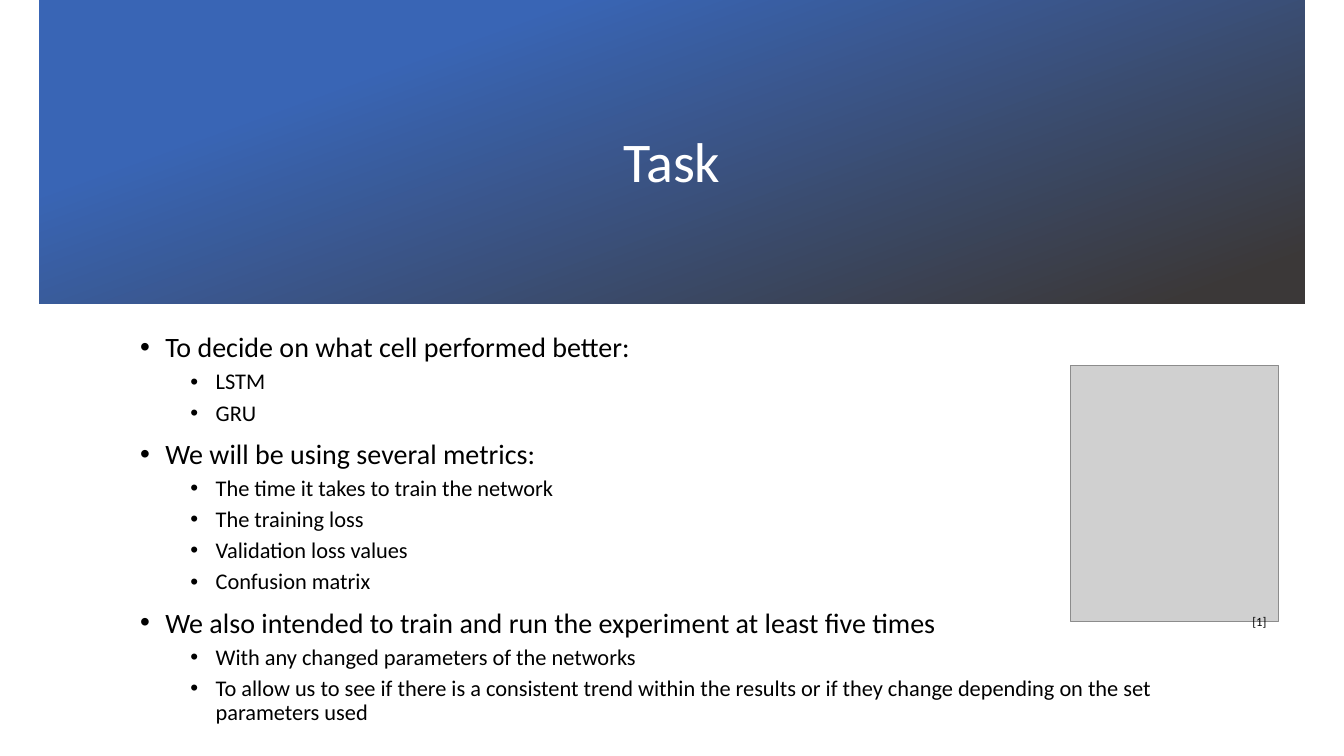
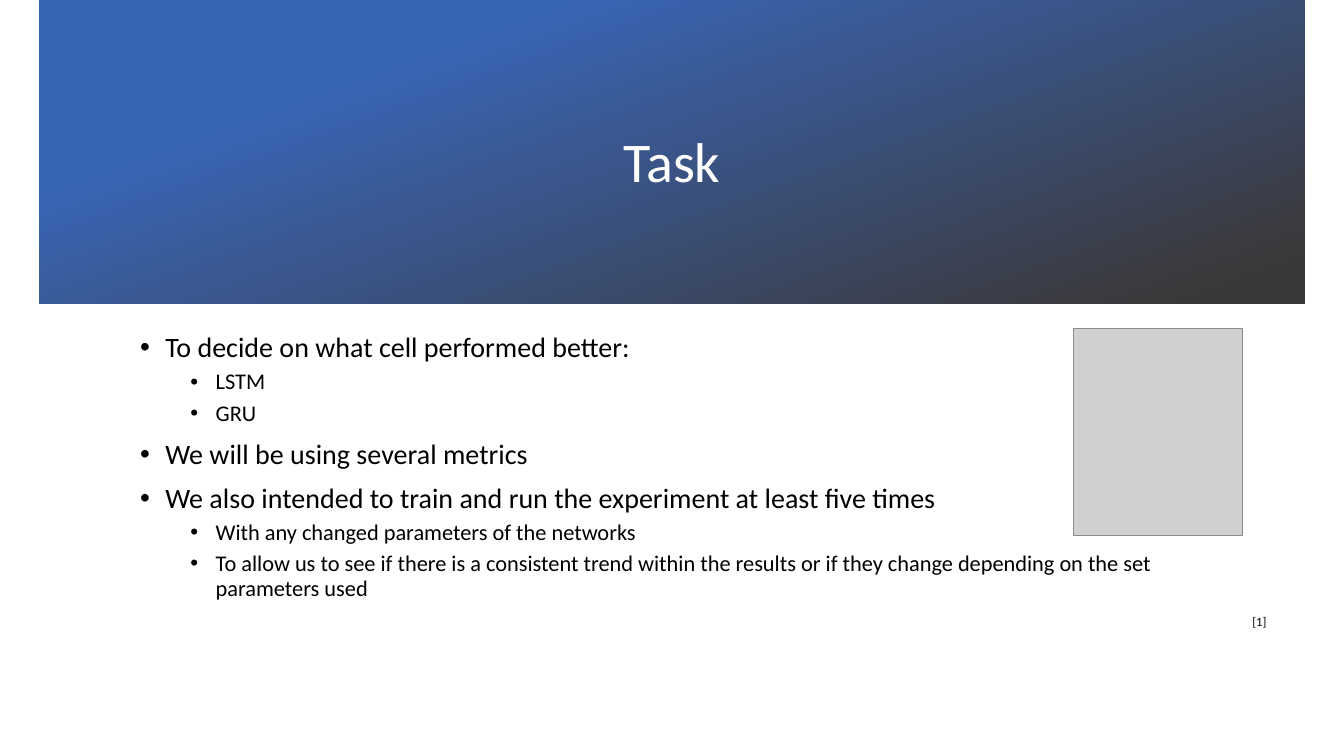
Before and after one commit to codingWithAndy/CSCM38-Adv_Topics-Cyber_Security_and_Ai, a slide deck: slide 5 of Coursework 1/CSCM38- Adv Topics – Cyber Security and Ai Project Proposal.pptx. Drawn at 1344x756 pixels with LibreOffice and Linux fonts; fonts in the diff are those of the drawing; grey boxes stand for pictures; background and template pictures are left out. Boxes give left, top, right and bottom in pixels: in the first picture for what was removed or moved away, otherwise in the second. Text is boxed around its words. In the diff, an @@ line names an element or a change of style, - is before the commit and + after.

```diff
--- a/Coursework 1/CSCM38- Adv Topics – Cyber Security and Ai Project Proposal.pptx
+++ b/Coursework 1/CSCM38- Adv Topics – Cyber Security and Ai Project Proposal.pptx
@@ picture resized from (x1=1071, y1=365, x2=1279, y2=621) to (x1=1074, y1=329, x2=1242, y2=536) @@
@@ text at (x1=165, y1=444, x2=528, y2=469): text changed; size 16 to 20 pt @@
-• We will be using several metrics:
-  • The time it takes to train the network
-  • The training loss
-  • Validation loss values
-  • Confusion matrix
+• We will be using several metrics
```
Also in this commit, not shown: 2 other slides changed, 6 other files.
